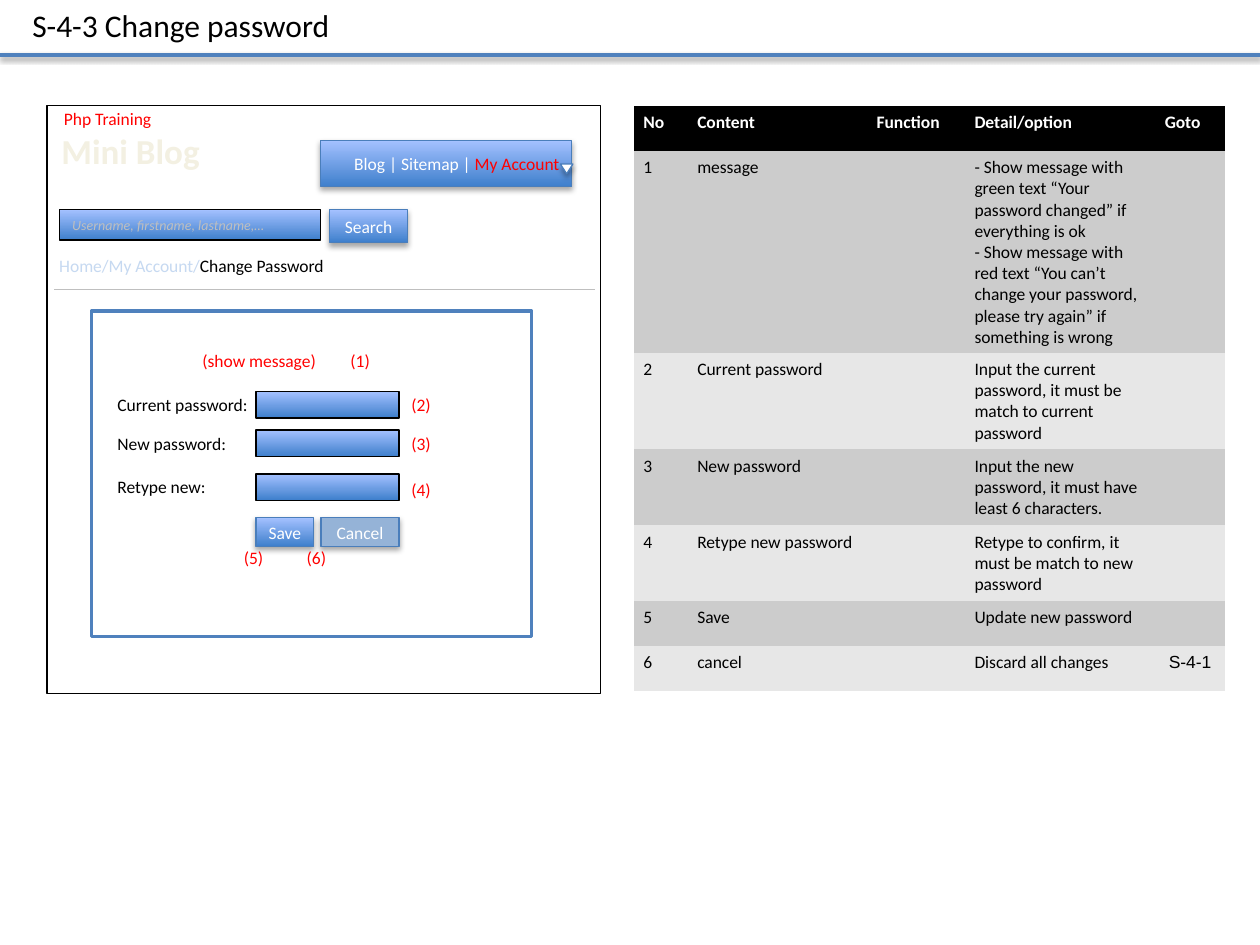
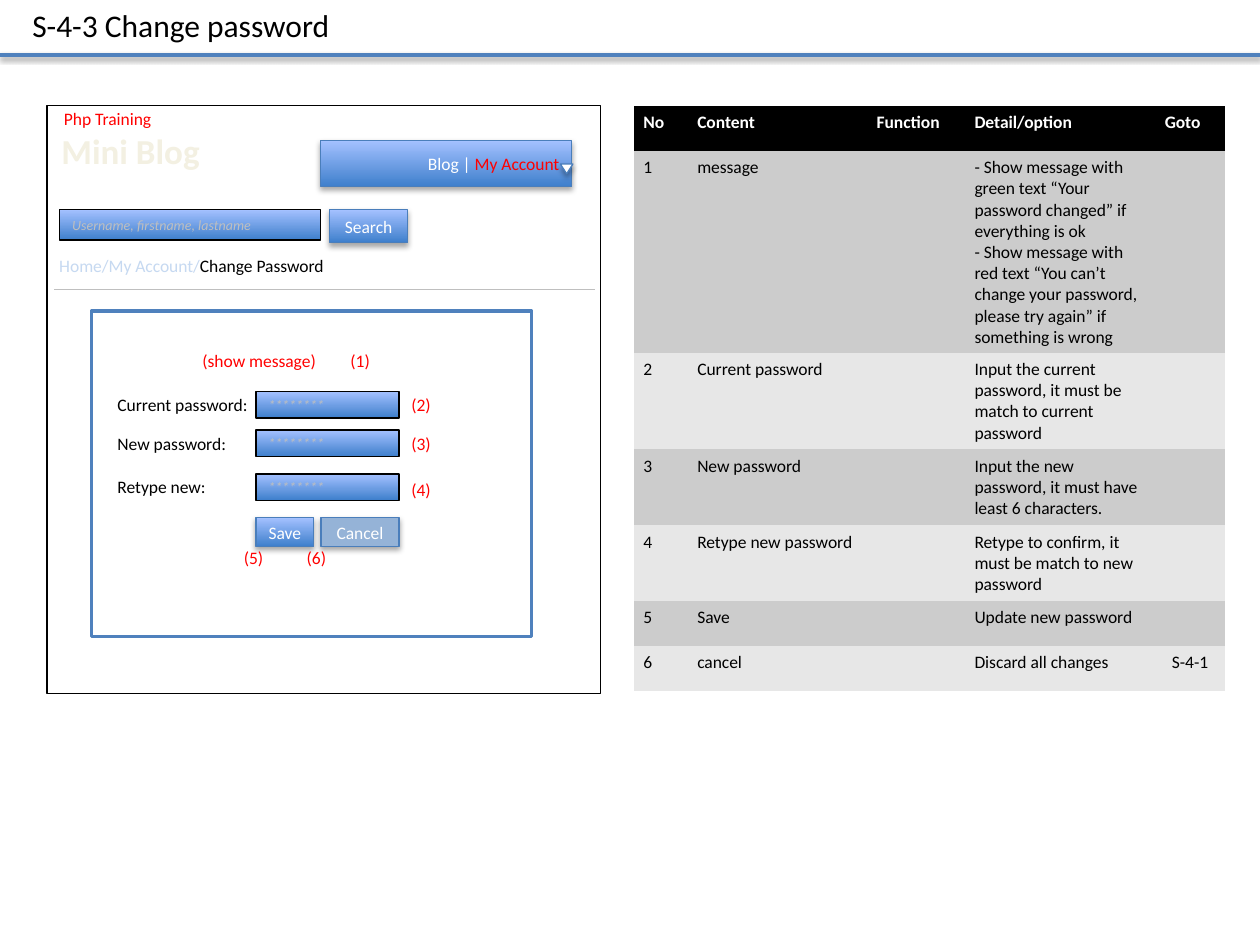
Before and after one commit to truong-vu-mulodo/mini-blog, a slide deck: slide 8 of php/tam-v.anh/doc/detail_design/frontend/wireframe/MiniBlog_Wireframe_Ver_0.1.0.pptx. Drawn at 1260x945 pixels with LibreOffice and Linux fonts; fonts in the diff are those of the drawing. Boxes give left, top, right and bottom in pixels: in the first picture for what was removed or moved away, otherwise in the second. Text is boxed around its words. In the diff, an @@ line names an element or a change of style, - is before the commit and + after.

```diff
--- a/php/tam-v.anh/doc/detail_design/frontend/wireframe/MiniBlog_Wireframe_Ver_0.1.0.pptx
+++ b/php/tam-v.anh/doc/detail_design/frontend/wireframe/MiniBlog_Wireframe_Ver_0.1.0.pptx
@@ table at (634, 106, 1225, 690) @@
@@ font Arial to Calibri in "S-4-1" @@
@@ text in rectangle at (428, 158, 559, 173): text changed; text colour #FFFFFF to #FF0000 @@
-Blog | Sitemap | My Account
+Blog | My Account
@@ text in rectangle at (72, 220, 251, 234): text changed @@
-Username, firstname, lastname,…
+Username, firstname, lastname
@@ text in rectangle at (256, 392, 399, 418): text added @@
+********
@@ text in rectangle at (256, 430, 399, 456): text added @@
+********
@@ text in rectangle at (256, 474, 399, 500): text added @@
+********
```
Also in this commit, not shown: 6 other slides changed, 9 slides added.
